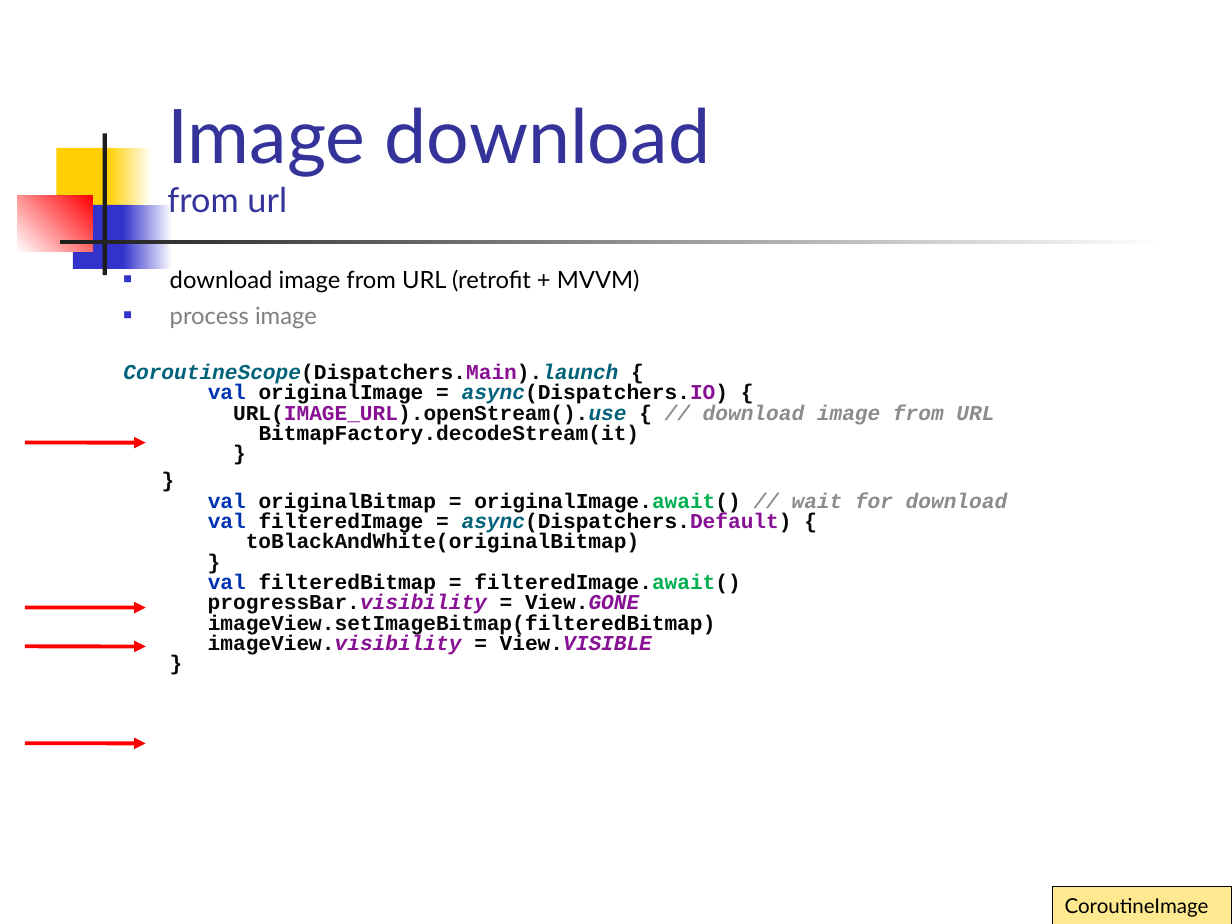
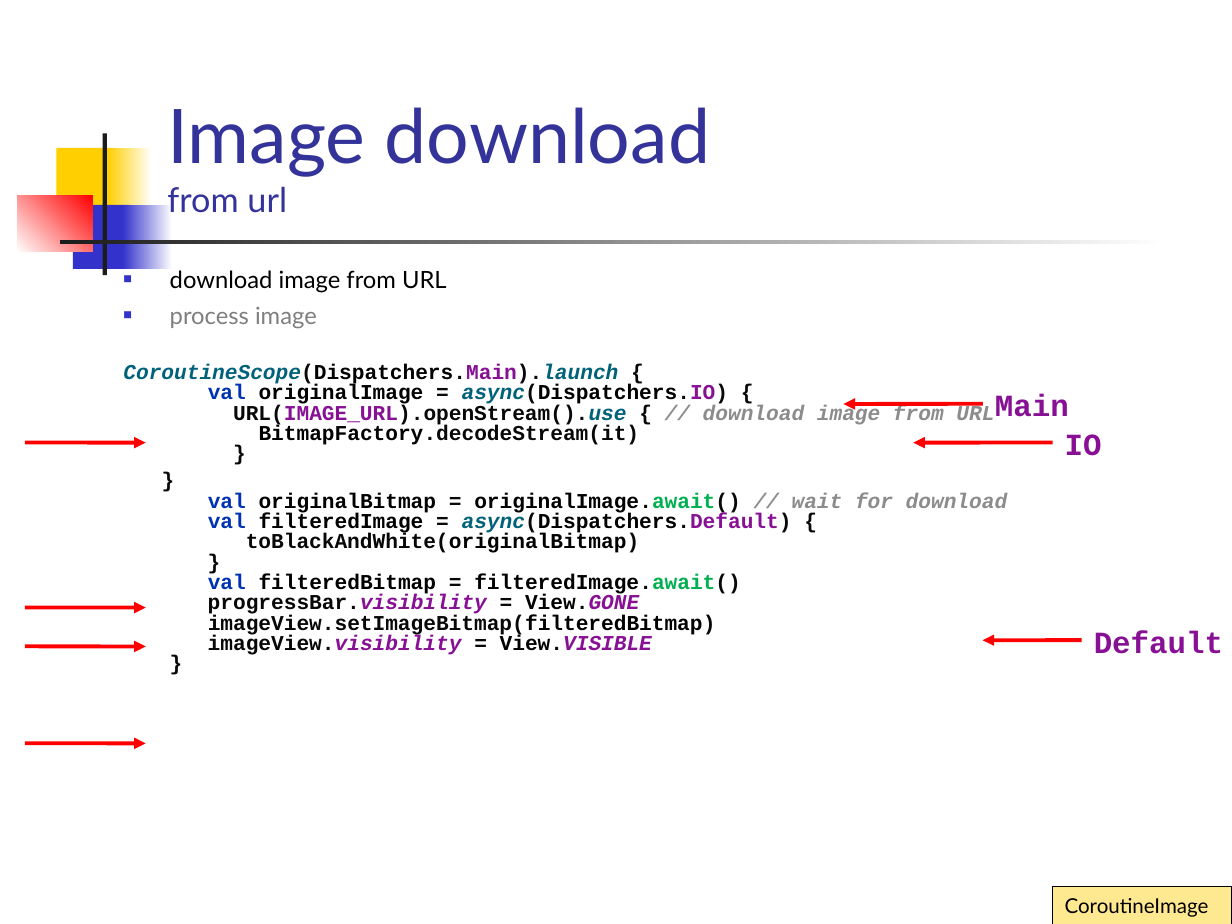
Before and after one commit to vmandro/Prednasky, a slide deck: slide 28 of 10/10A_Android.ppt. Drawn at 1232x924 pixels with LibreOffice and Linux fonts; fonts in the diff are those of the drawing. Boxes give left, top, right and bottom in pixels: in the first picture for what was removed or moved away, otherwise in the second. Text is boxed around its words. In the diff, an @@ line names an element or a change of style, - is before the commit and + after.

```diff
--- a/10/10A_Android.ppt
+++ b/10/10A_Android.ppt
@@ text at (170, 270, 447, 293): text changed @@
-■ download image from URL (retrofit + MVVM)
+■ download image from URL
@@ arrow added from (983, 404) to (844, 404), #FF0000 2.24 pt @@
@@ text added at (995, 393, 1069, 417), 18 pt, text #871094, bold @@
+Main
@@ arrow added from (1052, 442) to (913, 442), #FF0000 2.24 pt @@
@@ text added at (1065, 434, 1102, 456), 18 pt, text #871094, bold @@
+IO
@@ arrow added from (1082, 641) to (983, 641), #FF0000 2.24 pt @@
@@ text added at (1094, 631, 1223, 654), 18 pt, text #871094, bold @@
+Default
```
Also in this commit, not shown: 19 other slides changed, 1 slide added, 1 other file.
